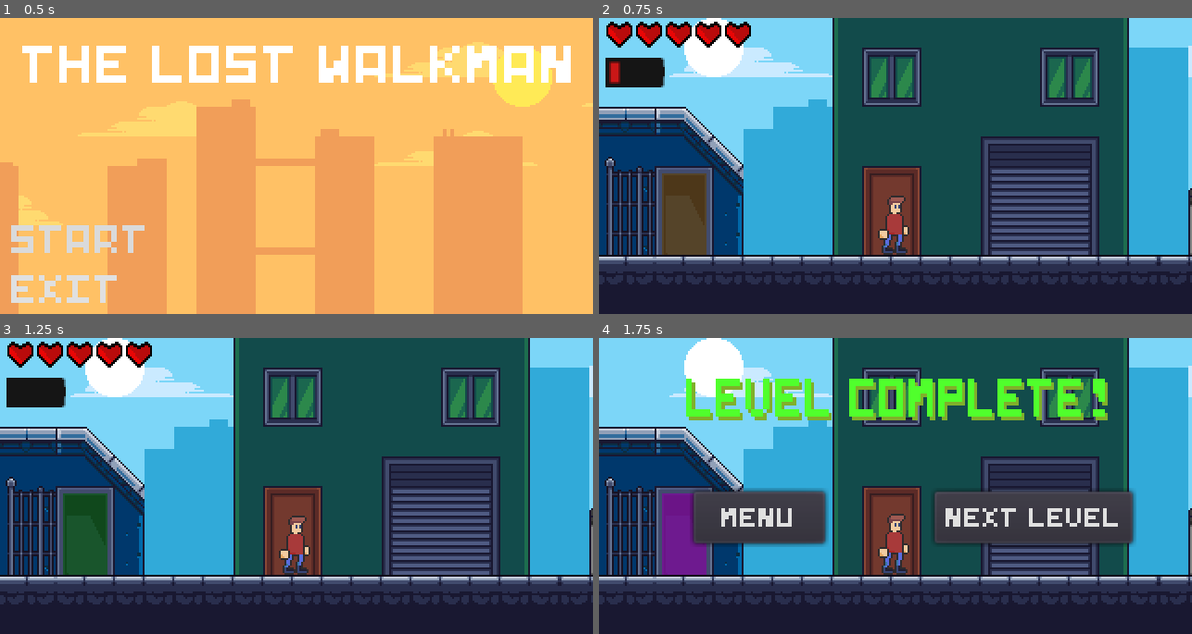
Above: before the commit, frames 1-4 (two rows, left to right).
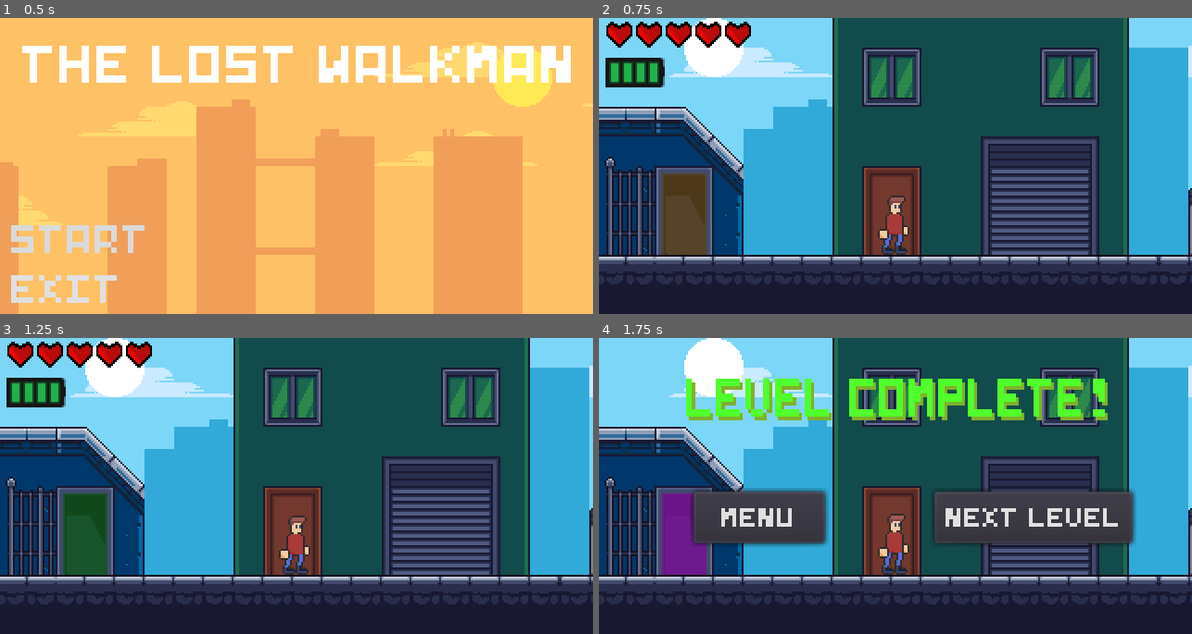
Above: after the commit, the same moments.

Repository: Glow-Project/LostTech
Game: Godot game, scene res://Menu/Menu.tscn
Same seed, same stepped clock (60 frames per second), same inputs: the game is played once before the commit and once after it.
Inputs:
- Up to frame 1 (0.5 s): no input
- Up to frame 2 (0.75 s): click "Start" at 0.5 s
- Up to frame 3 (1.25 s): no input
- Up to frame 4 (1.75 s): tap Enter (ui_accept) at 1.25, 1.52 s; hold Right (ui_right) from 1.28 s (still down)

Frame 1 is identical in both runs. In frame 2, 0.6% of the frame differs, in the area x 1-11%, y 14-23%; in frame 3, 0.6%; in frame 4, nothing differs.

Commit message:
Changed default energy level

Diff:
--- a/Entities/Dogs/Puppy/Puppy.gd
+++ b/Entities/Dogs/Puppy/Puppy.gd
@@ -21,6 +21,7 @@
 			hit = false
 			counter = 0
 		else:
+			move()
 			$AnimatedSprite.play("attack")
 			return
 
@@ -47,7 +48,7 @@
 		return action
 
 	# Check if the player isn't jumping
-	if (!dead && !((distance.x > -70 && distance.x < 70) && distance.y < 0)):
+	if (!dead && !((distance.x > -70 && distance.x < 70) && distance.y < 0) && !hit):
 		if (distance.x < 0):
 			vel.x -= SPEED
 			flip_if_needed(false)
@@ -60,7 +61,7 @@
 	# Check if the player is about to jump on the entity
 	elif (!dead &&
 		(distance.x < 60 && distance.x > -60) &&
-		(distance.y < -5 && distance.y > -50)):
+		(distance.y < -5 && distance.y > -50) && !hit):
 			if (distance.x < 0):
 				vel.x += SPEED
 				flip_if_needed(true)
@@ -76,8 +77,8 @@
 	for i in get_slide_count():
 		var collision = get_slide_collision(i)
 
-		if (collision.collider.name == "Player" && !hit):
-			if (distance.y == 0 || distance.y > 0):
+		if (collision.collider.name == "Player"):
+			if ((distance.y == 0 || distance.y > 0) && !hit):
 				attack()
 				action = "attack"
 			else:
--- a/HUD/HUD.tscn
+++ b/HUD/HUD.tscn
@@ -175,7 +175,7 @@
 [node name="Energy" type="AnimatedSprite" parent="Stats/Energy"]
 position = Vector2( 14.3657, 6.45901 )
 frames = SubResource( 13 )
-animation = "0"
+animation = "4"
 
 [node name="Placeholder" type="Label" parent="Stats/Energy"]
 margin_left = 17.0
--- a/Levels/Level1/Level1.tscn
+++ b/Levels/Level1/Level1.tscn
@@ -2440,7 +2440,6 @@
 
 [node name="Player" parent="." instance=ExtResource( 3 )]
 position = Vector2( 130.111, 112.279 )
-battery_level = 25
 
 [node name="Battery" parent="." instance=ExtResource( 6 )]
 position = Vector2( 1232, 32 )
@@ -2454,7 +2453,7 @@
 position = Vector2( 14.8493, 100.617 )
 
 [node name="Puppy" parent="." instance=ExtResource( 10 )]
-position = Vector2( 594.394, 119.166 )
+position = Vector2( 594.394, 120.334 )
 
 [node name="Puppy2" parent="." instance=ExtResource( 10 )]
 position = Vector2( 853.14, 71.5437 )
Binary file changed: Entities/Dogs/Puppy/Puppy.png
Not shown: 2 places in Entities/Dogs/Puppy/Puppy.tscn that only renumber resources
